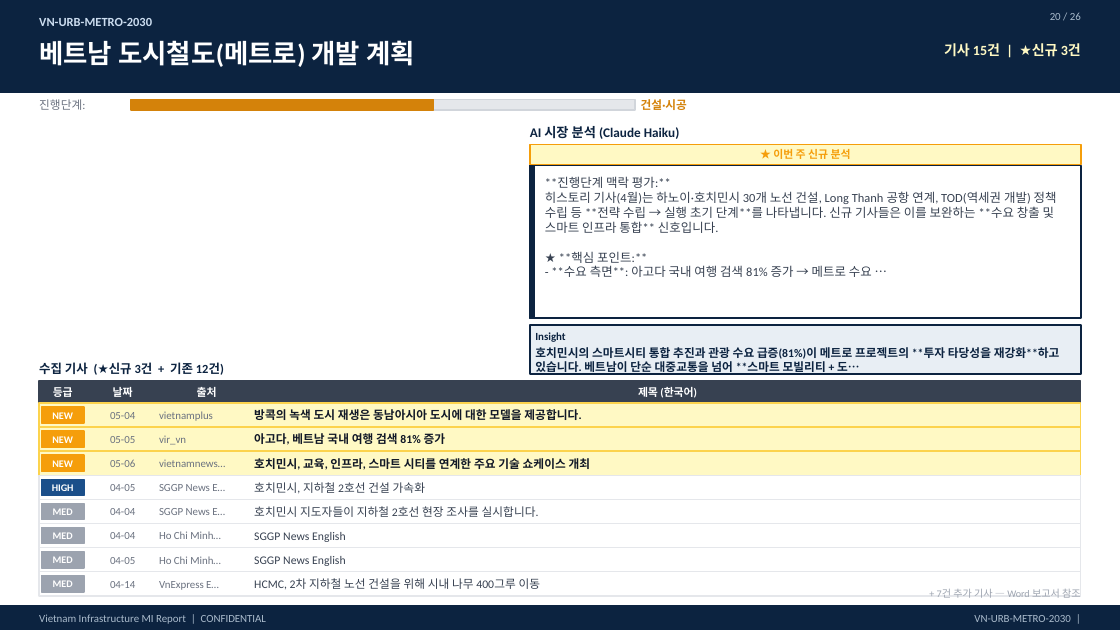
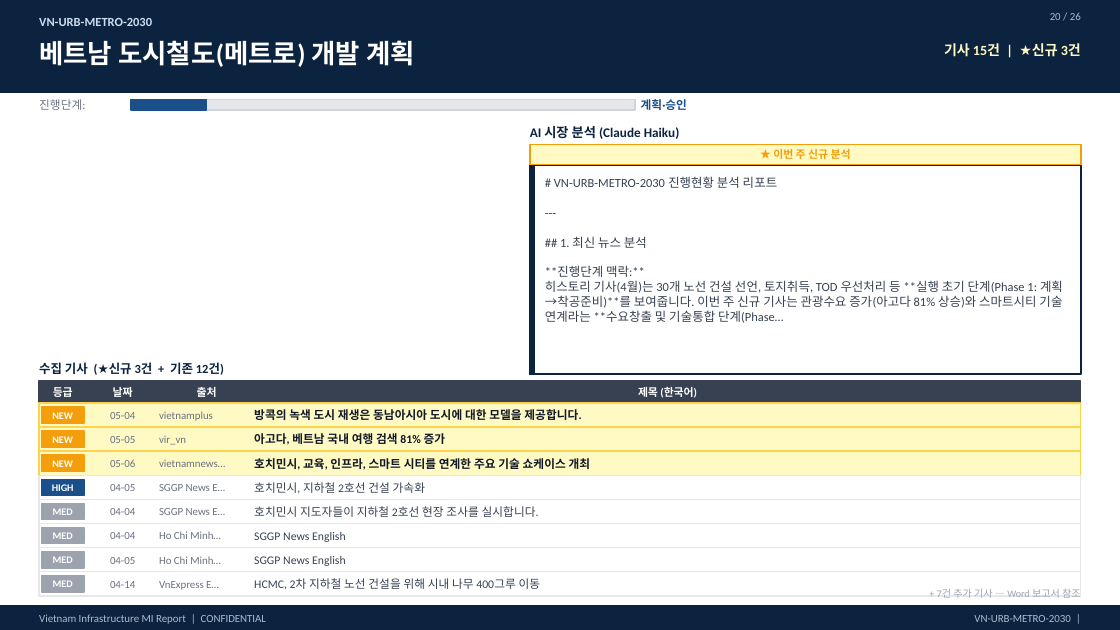
Before and after one commit to hms4792/vietnam-infra-news, a slide deck: slide 20 of docs/reports/VN_Infra_MI_Weekly_Report_20260509.pptx. Drawn at 1120x630 pixels with LibreOffice and Linux fonts; fonts in the diff are those of the drawing. Boxes give left, top, right and bottom in pixels: in the first picture for what was removed or moved away, otherwise in the second. Text is boxed around its words. In the diff, an @@ line names an element or a change of style, - is before the commit and + after.

```diff
--- a/docs/reports/VN_Infra_MI_Weekly_Report_20260509.pptx
+++ b/docs/reports/VN_Infra_MI_Weekly_Report_20260509.pptx
@@ rectangle removed at (131, 100, 433, 110) @@
@@ rectangle added at (131, 100, 207, 110), fill #1B4F8A, outline #1B4F8A 1 pt @@
@@ text at (641, 99, 687, 110): text changed; text colour #D4820A to #1B4F8A @@
-건설·시공
+계획·승인
@@ rectangle: place and size @@
-rectangle at (530, 166, 1081, 318)
+rectangle at (530, 166, 1081, 374)
@@ rectangle: place and size @@
-rectangle at (530, 166, 534, 318)
+rectangle at (530, 166, 534, 374)
@@ text at (545, 176, 1063, 323): text changed @@
-**진행단계 맥락 평가:**
-히스토리 기사(4월)는 하노이·호치민시 30개 노선 건설, Long Thanh 공항 연계, TOD(역세권 개발) 정책 수립 등 **전략 수립 → 실행 초기 단계**를 나타냅니다. 신규 기사들은 이를 보완하는 **수요 창출 및 스마트 인프라 통합** 신호입니다.
-★ **핵심 포인트:**
-- **수요 측면**: 아고다 국내 여행 검색 81% 증가 → 메트로 수요 …
+# VN-URB-METRO-2030 진행현황 분석 리포트
+---
+## 1. 최신 뉴스 분석
+**진행단계 맥락:**
+히스토리 기사(4월)는 30개 노선 건설 선언, 토지취득, TOD 우선처리 등 **실행 초기 단계(Phase 1: 계획→착공준비)**를 보여줍니다. 이번 주 신규 기사는 관광수요 증가(아고다 81% 상승)와 스마트시티 기술 연계라는 **수요창출 및 기술통합 단계(Phase…
@@ rectangle removed at (530, 325, 1081, 374) @@
@@ text removed at (535, 332, 565, 342) @@
-Insight
@@ text removed at (535, 347, 1060, 375) @@
-호치민시의 스마트시티 통합 추진과 관광 수요 급증(81%)이 메트로 프로젝트의 **투자 타당성을 재강화**하고 있습니다. 베트남이 단순 대중교통을 넘어 **스마트 모빌리티 + 도…
```
Also in this commit, not shown: 18 other slides changed, 6 other files.
